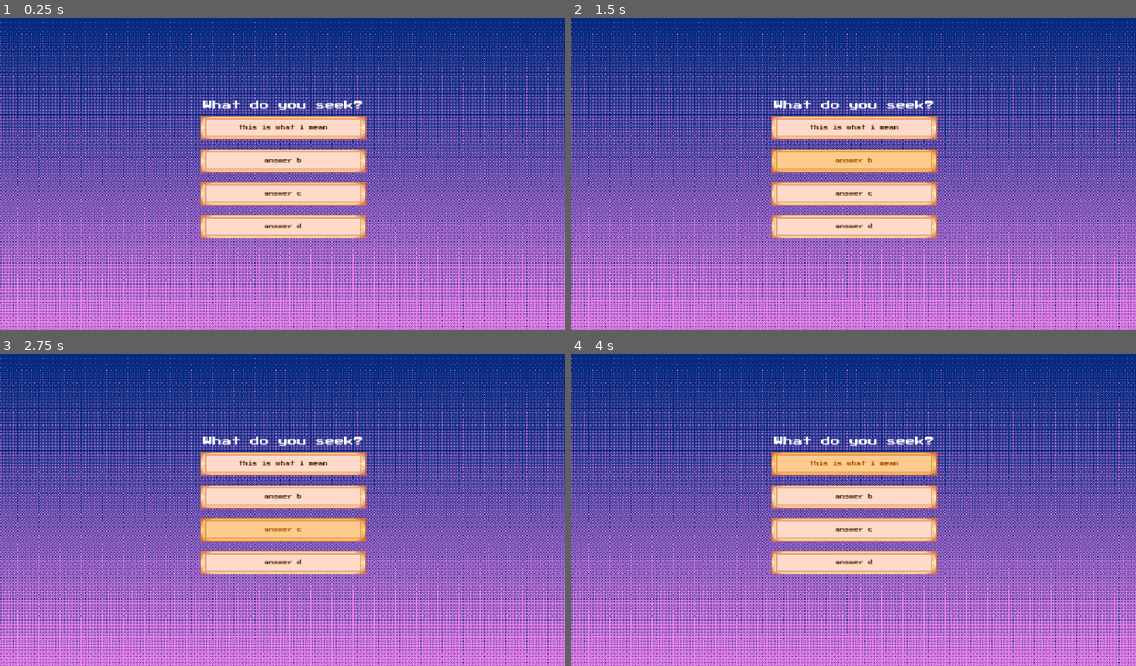
Above: before the commit, frames 1-4 (two rows, left to right).
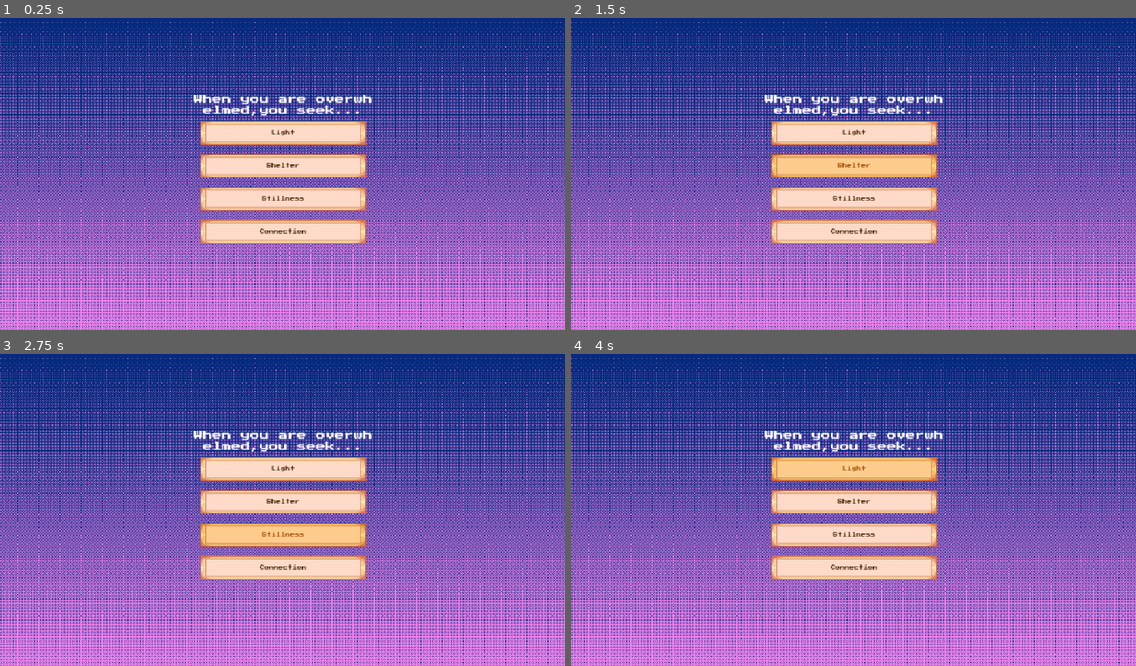
Above: after the commit, the same moments.

Repository: sewtotaleye/The-Moth-Inside
Game: Godot game, scene res://scenes/quiz/quiz_scene.tscn
Two runs of this game, one before a commit and one after it. Both use one fixed random seed, a clock stepped at 60 frames per second and the inputs below. This scene is started directly instead of the project's main scene.
Inputs:
- Up to frame 1 (0.25 s): no input
- Up to frame 2 (1.5 s): click "this is what i mean" (after the commit: "Light") at 0.5 s; click "answer b" (after the commit: "Shelter") at 1.25 s
- Up to frame 3 (2.75 s): click "answer c" (after the commit: "Stillness") at 2 s
- Up to frame 4 (4 s): click "answer d" (after the commit: "Connection") at 2.75 s; click "this is what i mean" (after the commit: "Light") at 3.5 s

The runs differ from the first frame. In frame 1, 8.6% of the frame differs, in the area x 34-66%, y 24-73%; in frame 2, 8.5%; in frame 3, 8.5%; in frame 4, 8.5%.
Error before the commit: Invalid assignment of property or key 'txt' with value of type 'String' on a base object of type 'Label'. (res://scripts/quiz.gd:25)
Error after the commit: Attempt to call function 'load_result' in base 'null instance' on a null instance. (res://scripts/quiz.gd:52)

Commit message:
godot being...godot
fixed an error where "trait" was for some reason a corrupted term or jsut not working properly in godot. resorted to "t" instead

Diff:
--- a/the-moth-inside/scripts/quiz.gd
+++ b/the-moth-inside/scripts/quiz.gd
@@ -1,47 +1,52 @@
 extends Node
+
 var questions = []
 var current_question = 0
-var traits = {} #player earned traits for fnl mothhhh
+var collected_traits = {}
 
 @onready var question_label = $CenterContainer/VBoxContainer/Question
 @onready var answer_buttons = [
-	$CenterContainer/VBoxContainer/Answer1,
-	$CenterContainer/VBoxContainer/Answer2,
-	$CenterContainer/VBoxContainer/Answer3,
-	$CenterContainer/VBoxContainer/Answer4
+    $CenterContainer/VBoxContainer/Answer1,
+    $CenterContainer/VBoxContainer/Answer2,
+    $CenterContainer/VBoxContainer/Answer3,
+    $CenterContainer/VBoxContainer/Answer4
 ]
+
 func _ready():
-	load_questions()
-	display_question()
+    load_questions()
+    display_question()
 
 func load_questions():
-	var file = FileAccess.open("res://data/questions.json", FileAccess.READ)
-	if file:
-		var content = file.get_as_text()
-		questions = JSON.parse_string(content)
+    var file = FileAccess.open("res://data/questions.json", FileAccess.READ)
+    if file:
+        var content = file.get_as_text()
+        questions = JSON.parse_string(content)
 
 func display_question():
-	var q = questions[current_question]
-	question_label.txt = q["question"]
+    var q = questions[current_question]
+    question_label.text = q["question"]
 
-	for i in range(answer_buttons.size()):
-		var answer = q["answers"][i]
-		answer_buttons[i].text = answer["text"]
-		answer_buttons[i].disconnect("pressed", self, "_on_answer_pressed")
-		answer_buttons[i].connect("pressed", Callable(self, "_on_answer_pressed").bind(i))
+    for i in range(answer_buttons.size()):
+        var answer = q["answers"][i]
+        answer_buttons[i].text = answer["text"]
+        answer_buttons[i].connect("pressed", Callable(self, "_on_answer_pressed").bind(i))
+
 func _on_answer_pressed(answer_index):
-	var selected = questions[current_question]["answers"][answer_index]
-	for traits in selected["traits"]:
-		if !traits.has(traits):
-			traits[traits] = 1
-		else:
-			traits[traits] += 1
-	current_question += 1
-	if current_question < questions.size():
-		display_question()
-	else:
-		show_result()
+    var selected = questions[current_question]["answers"][answer_index]
+
+    for t in selected["traits"]:
+        if !collected_traits.has(t):
+            collected_traits[t] = 1
+        else:
+            collected_traits[t] += 1
+
+    current_question += 1
+
+    if current_question < questions.size():
+        display_question()
+    else:
+        show_result()
 
 func show_result():
-	var main = get_tree().get_root().get_node("main")
-	main.load_result(traits)
+    var main = get_tree().get_root().get_node("main")
+    main.load_result(collected_traits)
